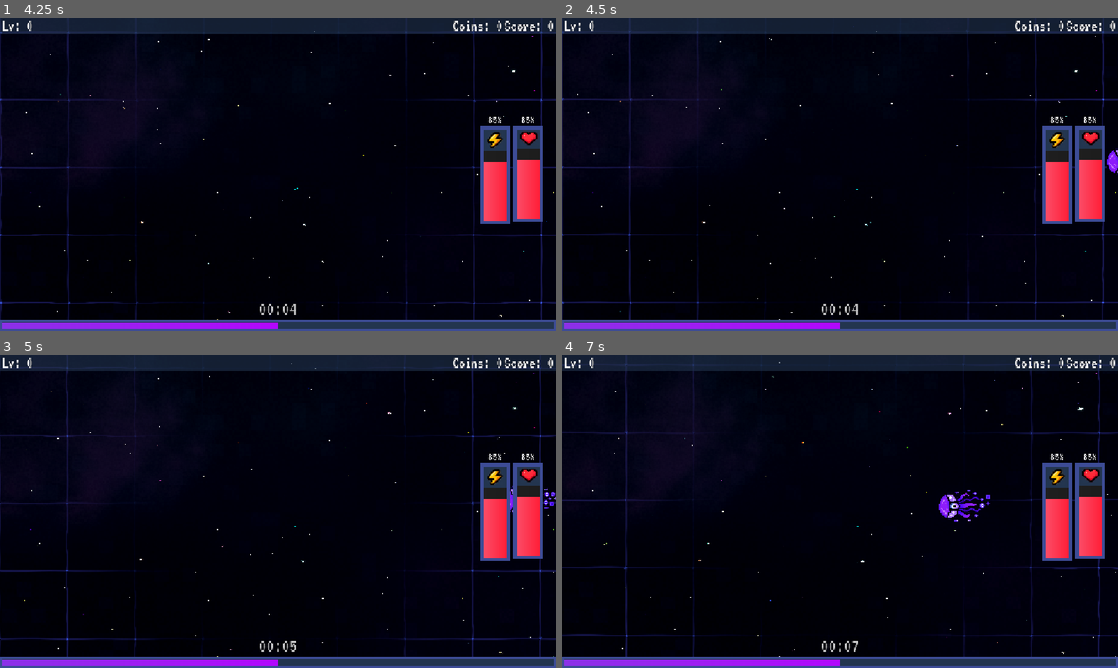
Above: before the commit, frames 1-4 (two rows, left to right).
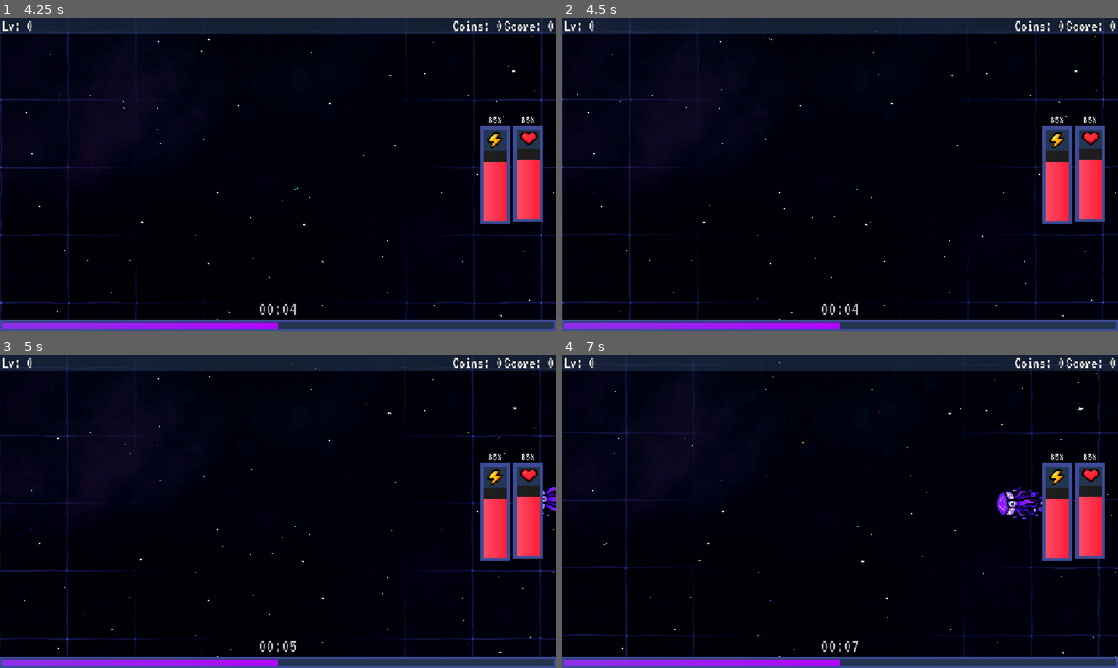
Above: after the commit, the same moments.

Repository: Savo-Consortium-of-Education/tatu-loppuprojekti
Game: Godot game, scene res://scenes/main.tscn
Two runs of this game, one before a commit and one after it. Both use one fixed random seed, a clock stepped at 60 frames per second and the inputs below. This scene is started directly instead of the project's main scene.
Inputs (mouse positions are in pixels of both pictures, inside the frame that each line leads up to):
- Up to frame 1 (4.25 s): hold D (move_right) 0.53-1.28 s; hold Right mouse button (ability) 0.53-1.28 s; move the mouse to (166, 190) at 1.27 s; hold Down (move_down) 1.28-2.03 s; click (166, 190) at 1.35 s; move the mouse to (333, 105) at 2.02 s; hold D (move_right) 2.03-2.78 s; hold Right mouse button (ability) 2.03-2.78 s; move the mouse to (250, 237) at 2.77 s; hold W (move_up) 2.78-3.53 s; click (250, 237) at 2.85 s; tap Enter at 3.5 s; move the mouse to (444, 221) at 3.52 s; hold Left (move_left) from 3.53 s (still down); hold Right mouse button (ability) from 3.53 s (still down)
- Up to frame 2 (4.5 s): keep holding Left (move_left); move the mouse to (673, 127) at 4.27 s; release Right mouse button (ability) at 4.28 s; click (673, 127) at 4.35 s
- Up to frame 3 (5 s): keep holding Left (move_left)
- Up to frame 4 (7 s): move the mouse to (867, 511) at 5.02 s; release Left (move_left) at 5.03 s; hold Down (move_down) 5.03-5.78 s; hold Right mouse button (ability) 5.03-5.78 s; move the mouse to (756, 433) at 5.77 s; hold D (move_right) 5.78-6.53 s; click (756, 433) at 5.85 s; move the mouse to (962, 495) at 6.52 s; hold W (move_up) from 6.53 s (still down); hold Right mouse button (ability) from 6.53 s (still down)

Frame 1 is identical in both runs. In frame 2, 0.1% of the frame differs, in the area x 98-100%, y 41-51%; in frame 3, 0.2%; in frame 4, 0.8%, in the area x 67-87%, y 42-54%.

Commit message:
improve enemy spawning and add scaling

Diff:
--- a/scenes/enemies/slime.tscn
+++ b/scenes/enemies/slime.tscn
@@ -109,7 +109,8 @@
 script = ExtResource("3_slime")
 wave_projectile_scene = ExtResource("3_b58ev")
 wave_projectile_damage = 12.0
-projectile_distance = 120.0
+projectile_distance = 85.0
+attack_cooldown = 2.0
 death_particles_color = Color(0.02745098, 0.9882353, 0, 1)
 
 [node name="AnimatedSprite2D" type="AnimatedSprite2D" parent="." index="0" unique_id=1559345602]
--- a/scenes/world.tscn
+++ b/scenes/world.tscn
@@ -173,6 +173,7 @@
 wall_scene = ExtResource("23_wall")
 xp_orb_spawner = NodePath("../XpOrbSpawner")
 powerup_spawner = NodePath("../PowerUpSpawner")
+arena_size = Vector2(2000, 2000)
 
 [node name="SpawnTimer" type="Timer" parent="ObjectSpawner" unique_id=318679365]
 
@@ -255,13 +256,6 @@
 xp_orb_spawner = NodePath("../XpOrbSpawner")
 powerup_spawner = NodePath("../PowerUpSpawner")
 enemies_container = NodePath("../Enemies")
-starting_spawn_interval = 4.0
-minimum_spawn_interval = 0.5
-starting_enemy_cap = 6
-enemy_cap_increase = 3
-enemy_cap_interval = 30
-maximum_enemy_cap = 100
-spawn_distance = 700.0
 
 [node name="SpawnTimer" type="Timer" parent="EnemySpawner" unique_id=74926261]
 
--- a/scripts/enemies/baseEnemy/base_enemy.gd
+++ b/scripts/enemies/baseEnemy/base_enemy.gd
@@ -40,6 +40,17 @@
     add_to_group("enemies")
     hp = max_hp
     play_default_animation()
+
+func apply_difficulty_scaling(
+    hp_multiplier: float,
+    damage_multiplier: float,
+    speed_multiplier: float
+) -> void:
+    max_hp *= hp_multiplier
+    damage *= damage_multiplier
+    projectile_damage *= damage_multiplier
+    move_speed *= speed_multiplier
+    projectile_speed *= speed_multiplier
 
 func die(attacker_peer_id: int, hit_direction: Vector2 = Vector2.ZERO) -> void:
     if not multiplayer.is_server():
--- a/scripts/enemies/enemy_spawner.gd
+++ b/scripts/enemies/enemy_spawner.gd
@@ -9,15 +9,25 @@
 @export var enemies_container: Node2D
 
 @export_group("Spawning")
-@export var starting_spawn_interval: float = 5.0
-@export var minimum_spawn_interval: float = 0.8
-@export var spawn_interval_decrease: float = 0.20
+@export var starting_spawn_interval: float = 3.0
+@export var minimum_spawn_interval: float = 0.5
+@export var spawn_interval_decrease: float = 0.35
+
+@export_group("Spawn Batches")
+@export var spawn_batch_interval: int = 240
+@export var maximum_spawn_batch: int = 2
 
 @export_group("Enemy Limit")
-@export var starting_enemy_cap: int = 5
+@export var starting_enemy_cap: int = 8
 @export var enemy_cap_increase: int = 2
-@export var enemy_cap_interval: int = 60
-@export var maximum_enemy_cap: int = 40
+@export var enemy_cap_interval: int = 30
+@export var maximum_enemy_cap: int = 100
+
+@export_group("Difficulty")
+@export var stat_scale_interval: float = 60.0
+@export var hp_increase_per_interval: float = 0.15
+@export var damage_increase_per_interval: float = 0.10
+@export var speed_increase_per_interval: float = 0.05
 
 @export_group("Spawn Position")
 @export var spawn_distance: float = 900.0
@@ -48,6 +58,11 @@
     enemy.projectile_spawner = projectile_spawner
     enemy.xp_orb_spawner = xp_orb_spawner
     enemy.powerup_spawner = powerup_spawner
+    enemy.apply_difficulty_scaling(
+        data.get("hp_multiplier", 1.0),
+        data.get("damage_multiplier", 1.0),
+        data.get("speed_multiplier", 1.0)
+    )
     if multiplayer.is_server():
         alive_enemies.append(enemy)
         enemy.tree_exited.connect(
@@ -71,9 +86,11 @@
         return
     elapsed_time = time
 
+    var player_count := _get_player_count()
     var intervals_passed = int(time / enemy_cap_interval)
     enemy_cap = mini(
-        starting_enemy_cap + intervals_passed * enemy_cap_increase,
+        (starting_enemy_cap + intervals_passed * enemy_cap_increase)
+        * player_count,
         maximum_enemy_cap
     )
 
@@ -87,10 +104,24 @@
         return
 
     _remove_dead_enemies()
-    if alive_enemies.size() >= enemy_cap:
-        return
 
-    spawn_enemy()
+    var batch_multiplier := mini(
+        1 + int(elapsed_time / maxi(spawn_batch_interval, 1)),
+        maximum_spawn_batch
+    )
+
+    var available_slots := maxi(
+        enemy_cap - alive_enemies.size(),
+        0
+    )
+
+    var enemies_to_spawn := mini(
+        _get_player_count() * batch_multiplier,
+        available_slots
+    )
+
+    for _i in range(enemies_to_spawn):
+        spawn_enemy()
 
 func _remove_dead_enemies() -> void:
     alive_enemies = alive_enemies.filter(
@@ -114,7 +145,26 @@
     var spawn_position = target.global_position + offset
 
     var scene_index = randi_range(0, enemy_scenes.size() - 1)
+    var difficulty_intervals := elapsed_time / maxf(stat_scale_interval, 0.001)
+    var hp_multiplier := 1.0 + difficulty_intervals * hp_increase_per_interval
+    var damage_multiplier := (
+        1.0 + difficulty_intervals * damage_increase_per_interval
+    )
+    var speed_multiplier := (
+        1.0 + difficulty_intervals * speed_increase_per_interval
+    )
     multiplayer_spawner.spawn({
         "scene_index": scene_index,
-        "position": enemies_container.to_local(spawn_position)
+        "position": enemies_container.to_local(spawn_position),
+        "hp_multiplier": hp_multiplier,
+        "damage_multiplier": damage_multiplier,
+        "speed_multiplier": speed_multiplier
     })
+
+func _get_player_count() -> int:
+    var player_count := 0
+    for group_name in ["players", "dead_players"]:
+        for player in get_tree().get_nodes_in_group(group_name):
+            if is_instance_valid(player) and not player.is_queued_for_deletion():
+                player_count += 1
+    return maxi(player_count, 1)
--- a/scripts/enemies/interceptor.gd
+++ b/scripts/enemies/interceptor.gd
@@ -2,6 +2,18 @@
 
 @export var explosion_radius = 75.0
 @export var explosion_damage = 20.0
+
+func apply_difficulty_scaling(
+    hp_multiplier: float,
+    damage_multiplier: float,
+    speed_multiplier: float
+) -> void:
+    super.apply_difficulty_scaling(
+        hp_multiplier,
+        damage_multiplier,
+        speed_multiplier
+    )
+    explosion_damage *= damage_multiplier
 
 #TODO: add explosion effect
 func die(attacker_peer_id: int, hit_direction: Vector2 = Vector2.ZERO) -> void:
--- a/scripts/enemies/slime.gd
+++ b/scripts/enemies/slime.gd
@@ -3,6 +3,18 @@
 @export var wave_projectile_scene: PackedScene = preload("res://scenes/projectiles/wave.tscn")
 @export var wave_projectile_damage: float = 12.0
 @export var projectile_distance: float = 120.0
+
+func apply_difficulty_scaling(
+    hp_multiplier: float,
+    damage_multiplier: float,
+    speed_multiplier: float
+) -> void:
+    super.apply_difficulty_scaling(
+        hp_multiplier,
+        damage_multiplier,
+        speed_multiplier
+    )
+    wave_projectile_damage *= damage_multiplier
 
 func _physics_process(_delta: float) -> void:
     if not multiplayer.is_server():
